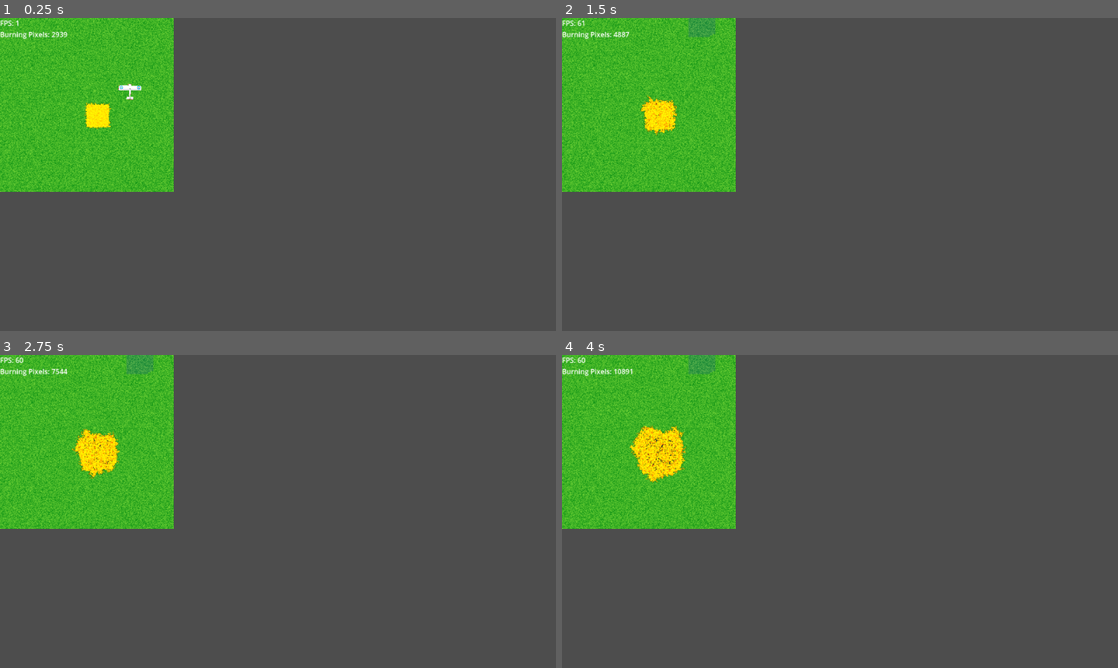
Above: before the commit, frames 1-4 (two rows, left to right).
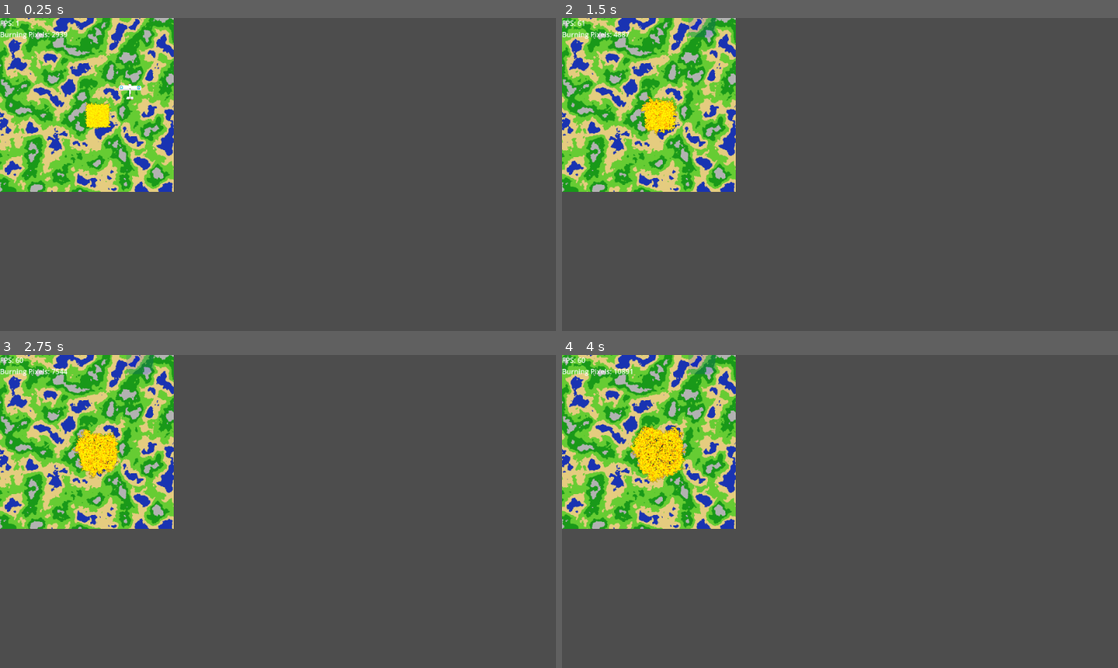
Above: after the commit, the same moments.

Repository: Levartar/2025-Brackeys-Game-Jam
Game: Godot game, scene res://scenes/game.tscn
Same seed, same stepped clock (60 frames per second), same inputs: the game is played once before the commit and once after it.
Inputs:
- Up to frame 1 (0.25 s): no input
- Up to frame 2 (1.5 s): hold D (right) 0.53-1.28 s; tap Space (deploy) at 0.6, 1.35 s; hold A (left) from 1.28 s (still down)
- Up to frame 3 (2.75 s): release A (left) at 2.03 s; hold D (right) from 2.03 s (still down); tap Space (deploy) at 2.1 s
- Up to frame 4 (4 s): tap Space (deploy) at 2.85, 3.6 s; release D (right) at 3.53 s; hold A (left) from 3.53 s (still down)

The runs differ from the first frame. In frame 1, 15% of the frame differs, in the area x 0-32%, y 0-56%; in frame 2, 14%; in frame 3, 14%; in frame 4, 14%.

Commit message:
add working map generator

Diff:
--- /dev/null
+++ b/scenes/earth_texture.gd
@@ -0,0 +1,56 @@
+extends TextureRect
+
+const TEX_SIZE := Vector2i(400, 400)
+var seed: int = 0
+var noise := FastNoiseLite.new()
+var earth_img: Image
+var earth_tex: ImageTexture
+
+# Material colors
+const COLOR_MOUNTAIN = Color(0.7, 0.7, 0.7, 1.0)
+const COLOR_FOREST   = Color(0.1, 0.6, 0.1, 1.0)
+const COLOR_GRASS    = Color(0.4, 0.8, 0.2, 1.0)
+const COLOR_SAND     = Color(0.9, 0.8, 0.5, 1.0)
+const COLOR_RIVER    = Color(0.1, 0.2, 0.7, 1.0)
+
+func _ready():
+  generate_map()
+  update_texture()
+  print("Generated map with seed: %d" % seed)
+
+func generate_map(optional_seed: int = randi()):
+  if optional_seed == -1:
+    seed = randi()
+  else:
+    seed = optional_seed
+  noise.seed = seed
+  noise.noise_type = FastNoiseLite.TYPE_SIMPLEX
+  noise.frequency = 0.01
+
+  earth_img = Image.create(TEX_SIZE.x, TEX_SIZE.y, false, Image.FORMAT_RGBA8)
+  for x in range(TEX_SIZE.x):
+    for y in range(TEX_SIZE.y):
+      var n = noise.get_noise_2d(x, y)
+      # Map noise to material
+      var color: Color
+      if n < -0.4:
+        color = COLOR_RIVER
+      elif n < -0.1:
+        color = COLOR_SAND
+      elif n < 0.2:
+        color = COLOR_GRASS
+      elif n < 0.5:
+        color = COLOR_FOREST
+      else:
+        color = COLOR_MOUNTAIN
+      earth_img.set_pixel(x, y, color)
+
+func update_texture():
+  earth_tex = ImageTexture.create_from_image(earth_img)
+  self.texture = earth_tex
+
+func get_seed() -> int:
+  return seed
+
+func copy_seed_to_clipboard():
+  DisplayServer.clipboard_set(str(seed))
--- a/scenes/fire_starter.tscn
+++ b/scenes/fire_starter.tscn
@@ -1,7 +1,8 @@
-[gd_scene load_steps=5 format=3 uid="uid://bc6kn2bd5ise0"]
+[gd_scene load_steps=6 format=3 uid="uid://bc6kn2bd5ise0"]
 
 [ext_resource type="Script" uid="uid://0dpeh4wg8o6f" path="res://scripts/fire_starter.gd" id="1_ek5vj"]
 [ext_resource type="Shader" uid="uid://uhj5pyrc014p" path="res://shaders/smooth_pixel.gdshader" id="2_i8saw"]
+[ext_resource type="Script" uid="uid://m5mpwpawmrwx" path="res://scenes/earth_texture.gd" id="3_xncx1"]
 
 [sub_resource type="ShaderMaterial" id="ShaderMaterial_xncx1"]
 shader = ExtResource("2_i8saw")
@@ -28,6 +29,7 @@
 offset_right = 400.0
 offset_bottom = 400.0
 texture = SubResource("PlaceholderTexture2D_ek5vj")
+script = ExtResource("3_xncx1")
 
 [node name="FireTexture" type="TextureRect" parent="Layers"]
 z_index = 1
--- a/scripts/fire_starter.gd
+++ b/scripts/fire_starter.gd
@@ -20,126 +20,136 @@
 const alpha_col = Color(0, 0, 0, 0)
 
 func ignite_area(rect: Rect2i):
-  for x in range(rect.position.x, rect.position.x + rect.size.x):
-    for y in range(rect.position.y, rect.position.y + rect.size.y):
-      ignite_pixel(Vector2i(x, y)) # change indentation
+	for x in range(rect.position.x, rect.position.x + rect.size.x):
+		for y in range(rect.position.y, rect.position.y + rect.size.y):
+			ignite_pixel(Vector2i(x, y)) # change indentation
 
 func ignite_pixel(pos: Vector2i):
-  fire_img.set_pixel(pos.x, pos.y, Color(1, 10.0, 0, 1)) # burning, 10s lifetime in green channel
-  burning_pixels[pos] = true
-  _update_fire_texture()
+	fire_img.set_pixel(pos.x, pos.y, Color(1, 10.0, 0, 1)) # burning, 10s lifetime in green channel
+	burning_pixels[pos] = true
+	_update_fire_texture()
 
 func _ready():
-  # Create images
-  earth_img = Image.create(TEX_SIZE.x, TEX_SIZE.y, false, Image.FORMAT_RGBA8)
-  fire_img = Image.create(TEX_SIZE.x, TEX_SIZE.y, false, Image.FORMAT_RGBA8)
-  water_img = Image.create(TEX_SIZE.x, TEX_SIZE.y, false, Image.FORMAT_RGBA8)
+	# Create images
+	earth_img = Image.create(TEX_SIZE.x, TEX_SIZE.y, false, Image.FORMAT_RGBA8)
+	fire_img = Image.create(TEX_SIZE.x, TEX_SIZE.y, false, Image.FORMAT_RGBA8)
+	water_img = Image.create(TEX_SIZE.x, TEX_SIZE.y, false, Image.FORMAT_RGBA8)
 
-  # Fill earth with forest (green) and grass (light green) randomly
-  for x in TEX_SIZE.x:
-    for y in TEX_SIZE.y:
-      var is_forest = randf() < 0.5
-      var color = Color(0.1, 0.6, 0.1, 1.0) if is_forest else Color(0.4, 0.8, 0.2, 1.0)
-      earth_img.set_pixel(x, y, color)
-      fire_img.set_pixel(x, y, Color(0, 0, 0, 0))
-      water_img.set_pixel(x, y, Color(0, 0, 0, 0))
+	# Fill earth with forest (green) and grass (light green) randomly
+	for x in TEX_SIZE.x:
+		for y in TEX_SIZE.y:
+			#var is_forest = randf() < 0.5
+			#var color = Color(0.1, 0.6, 0.1, 1.0) if is_forest else Color(0.4, 0.8, 0.2, 1.0)
+			#earth_img.set_pixel(x, y, color)
+			fire_img.set_pixel(x, y, Color(0, 0, 0, 0))
+			water_img.set_pixel(x, y, Color(0, 0, 0, 0))
 
-  # Create textures
-  earth_tex = ImageTexture.create_from_image(earth_img)
-  fire_tex = ImageTexture.create_from_image(fire_img)
-  water_tex = ImageTexture.create_from_image(water_img)
+	# Copy earth image from EarthTexture node
+	var earth_node = earth_rect
+	if earth_node.texture and earth_node.texture is ImageTexture:
+		earth_img = earth_node.texture.get_image().duplicate()
+	else:
+		push_error("EarthTexture node does not have a valid ImageTexture!")
+		return
 
-  # Assign textures to ColorRects
-  earth_rect.texture = earth_tex
-  fire_rect.texture = fire_tex
-  water_rect.texture = water_tex
+	fire_img = Image.create(TEX_SIZE.x, TEX_SIZE.y, false, Image.FORMAT_RGBA8)
+	water_img = Image.create(TEX_SIZE.x, TEX_SIZE.y, false, Image.FORMAT_RGBA8)
 
-  #ignite_pixel(Vector2i(500, 500))
-  ignite_area(Rect2i(Vector2i(TEX_SIZE.x/2, TEX_SIZE.y/2), Vector2i(50, 50)))
+	# Create textures
+	earth_tex = ImageTexture.create_from_image(earth_img)
+	fire_tex = ImageTexture.create_from_image(fire_img)
+	water_tex = ImageTexture.create_from_image(water_img)
+
+	# Assign textures to TextureRects
+	earth_rect.texture = earth_tex
+	fire_rect.texture = fire_tex
+	water_rect.texture = water_tex
+
+	ignite_area(Rect2i(Vector2i(TEX_SIZE.x/2, TEX_SIZE.y/2), Vector2i(50, 50)))
 
 
 func throw_water(rect: Rect2i):
-  for x in range(rect.position.x, rect.position.x + rect.size.x):
-    for y in range(rect.position.y, rect.position.y + rect.size.y):
-      water_img.set_pixel(x, y, Color(0, 0, 1, 1)) # wet
-  _update_water_texture()
+	for x in range(rect.position.x, rect.position.x + rect.size.x):
+		for y in range(rect.position.y, rect.position.y + rect.size.y):
+			water_img.set_pixel(x, y, Color(0, 0, 1, 1)) # wet
+	_update_water_texture()
 
 func _update_earth_texture():
-  earth_tex.update(earth_img)
+	earth_tex.update(earth_img)
 
 func _update_fire_texture():
-  fire_tex.update(fire_img)
+	fire_tex.update(fire_img)
 
 func _update_water_texture():
-  water_tex.update(water_img)
+	water_tex.update(water_img)
 
 # Ignite a random neighbor of a burning pixel
 func ignite_random_neighbor(pos: Vector2i, to_ignite: Array) -> void:
-  var neighbors = [Vector2i(-1, 0), Vector2i(1, 0), Vector2i(0, -1), Vector2i(0, 1)]
-  var n = neighbors[randi() % neighbors.size()]
-  var nx = pos.x + n.x
-  var ny = pos.y + n.y
-  if nx >= 0 and nx < TEX_SIZE.x and ny >= 0 and ny < TEX_SIZE.y and earth_img.get_pixel(nx, ny).r != 0.2:
-    to_ignite.append(Vector2i(nx, ny))
+	var neighbors = [Vector2i(-1, 0), Vector2i(1, 0), Vector2i(0, -1), Vector2i(0, 1)]
+	var n = neighbors[randi() % neighbors.size()]
+	var nx = pos.x + n.x
+	var ny = pos.y + n.y
+	if nx >= 0 and nx < TEX_SIZE.x and ny >= 0 and ny < TEX_SIZE.y and earth_img.get_pixel(nx, ny).r != 0.2:
+		to_ignite.append(Vector2i(nx, ny))
 
 
 func _process(delta):
-  var fps = Engine.get_frames_per_second()
-  label.text = "FPS: %d\nBurning Pixels: %d" % [fps, burning_pixels.size()]
+	var fps = Engine.get_frames_per_second()
+	label.text = "FPS: %d\nBurning Pixels: %d" % [fps, burning_pixels.size()]
 
-  var to_ignite = []
-  var to_remove = []
-  for pos in burning_pixels.keys():
-    var bx = pos.x
-    var by = pos.y
-    var fire_val = fire_img.get_pixel(bx, by)
-    if fire_val.r > 0.5:
-      # Extinguish if water or ash present
-      var water_val = water_img.get_pixel(bx, by)
-      var earth_val = earth_img.get_pixel(bx, by)
-      if water_val.b > 0.5 or is_equal_approx(earth_val.r, 0.2): # ash or wet
-        fire_img.set_pixel(bx, by, alpha_col)
-        to_remove.append(pos)
-        continue
-      # Decrease lifetime
-      fire_val.g -= delta
-      # If lifetime over, turn to ash
-      if fire_val.g <= 0.0:
-        fire_img.set_pixel(bx, by, alpha_col)
-        earth_img.set_pixel(bx, by, ash_col)
-        to_remove.append(pos)
-      else:
-        if int(fire_val.g * 2) != int((fire_val.g + delta) * 2): # triggers every 0.33s
-          ignite_random_neighbor(Vector2i(bx, by), to_ignite)
-        fire_img.set_pixel(bx, by, Color(fire_val.r, fire_val.g, fire_val.b, fire_val.a))
-    else:
-      to_remove.append(pos)
-  # Ignite new fires
-  for pos in to_ignite:
-    fire_img.set_pixel(pos.x, pos.y, Color(1, 10.0, 0, 1))
-    burning_pixels[pos] = true
-  # Remove extinguished or burned out pixels
-  for pos in to_remove:
-    burning_pixels.erase(pos)
-  _update_fire_texture()
-  _update_earth_texture()
+	var to_ignite = []
+	var to_remove = []
+	for pos in burning_pixels.keys():
+		var bx = pos.x
+		var by = pos.y
+		var fire_val = fire_img.get_pixel(bx, by)
+		if fire_val.r > 0.5:
+			# Extinguish if water or ash present
+			var water_val = water_img.get_pixel(bx, by)
+			var earth_val = earth_img.get_pixel(bx, by)
+			if water_val.b > 0.5 or is_equal_approx(earth_val.r, 0.2): # ash or wet
+				fire_img.set_pixel(bx, by, alpha_col)
+				to_remove.append(pos)
+				continue
+			# Decrease lifetime
+			fire_val.g -= delta
+			# If lifetime over, turn to ash
+			if fire_val.g <= 0.0:
+				fire_img.set_pixel(bx, by, alpha_col)
+				earth_img.set_pixel(bx, by, ash_col)
+				to_remove.append(pos)
+			else:
+				if int(fire_val.g * 2) != int((fire_val.g + delta) * 2): # triggers every 0.33s
+					ignite_random_neighbor(Vector2i(bx, by), to_ignite)
+				fire_img.set_pixel(bx, by, Color(fire_val.r, fire_val.g, fire_val.b, fire_val.a))
+		else:
+			to_remove.append(pos)
+	# Ignite new fires
+	for pos in to_ignite:
+		fire_img.set_pixel(pos.x, pos.y, Color(1, 10.0, 0, 1))
+		burning_pixels[pos] = true
+	# Remove extinguished or burned out pixels
+	for pos in to_remove:
+		burning_pixels.erase(pos)
+	_update_fire_texture()
+	_update_earth_texture()
 
 # Convert world position to texture coordinates
 func world_to_texture_coords(world_pos: Vector2) -> Vector2i:
-  # Assuming the fire texture covers the entire screen/viewport
-  # You'll need to adjust this based on your actual setup
-  var texture_pos = world_pos # Adjust scaling/offset as needed
-  return Vector2i(int(texture_pos.x), int(texture_pos.y))
+	# Assuming the fire texture covers the entire screen/viewport
+	# You'll need to adjust this based on your actual setup
+	var texture_pos = world_pos # Adjust scaling/offset as needed
+	return Vector2i(int(texture_pos.x), int(texture_pos.y))
 
 # Check if a world position intersects with fire
 func is_position_on_fire(world_pos: Vector2) -> bool:
-  var tex_pos = world_to_texture_coords(world_pos)
-  if tex_pos.x >= 0 and tex_pos.x < TEX_SIZE.x and tex_pos.y >= 0 and tex_pos.y < TEX_SIZE.y:
-    return burning_pixels.has(tex_pos)
-  return false
+	var tex_pos = world_to_texture_coords(world_pos)
+	if tex_pos.x >= 0 and tex_pos.x < TEX_SIZE.x and tex_pos.y >= 0 and tex_pos.y < TEX_SIZE.y:
+		return burning_pixels.has(tex_pos)
+	return false
 
 # Drop water at world position
 func drop_water_at_position(world_pos: Vector2, radius: int = 10):
-  var tex_pos = world_to_texture_coords(world_pos)
-  var rect = Rect2i(tex_pos.x - radius, tex_pos.y - radius, radius * 2, radius * 2)
-  throw_water(rect)
+	var tex_pos = world_to_texture_coords(world_pos)
+	var rect = Rect2i(tex_pos.x - radius, tex_pos.y - radius, radius * 2, radius * 2)
+	throw_water(rect)
Not shown, added: scenes/earth_texture.gd.uid
